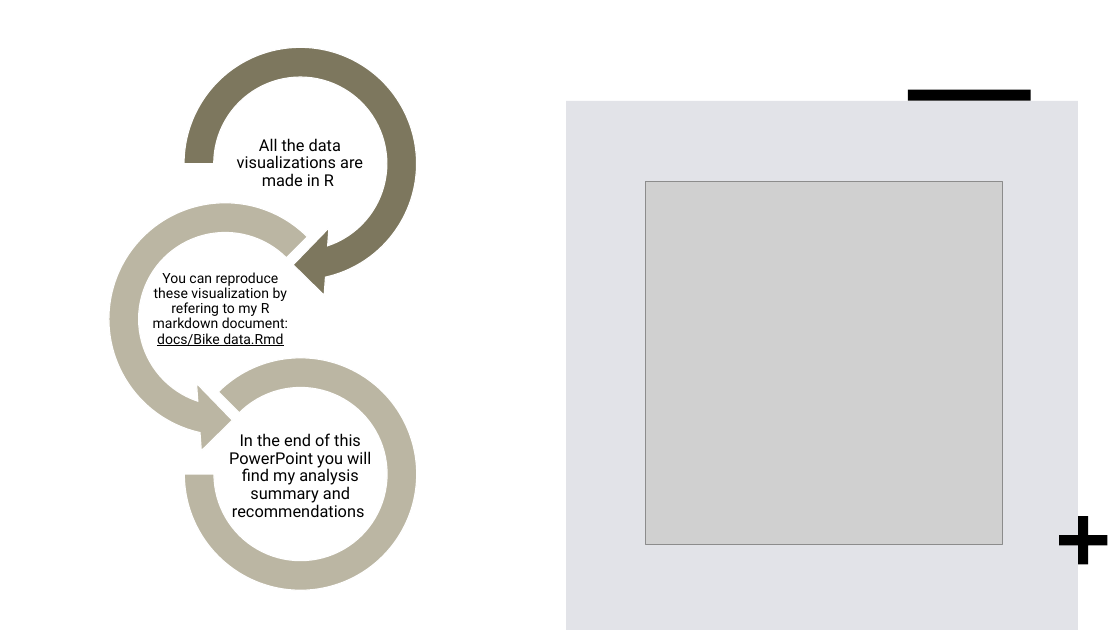
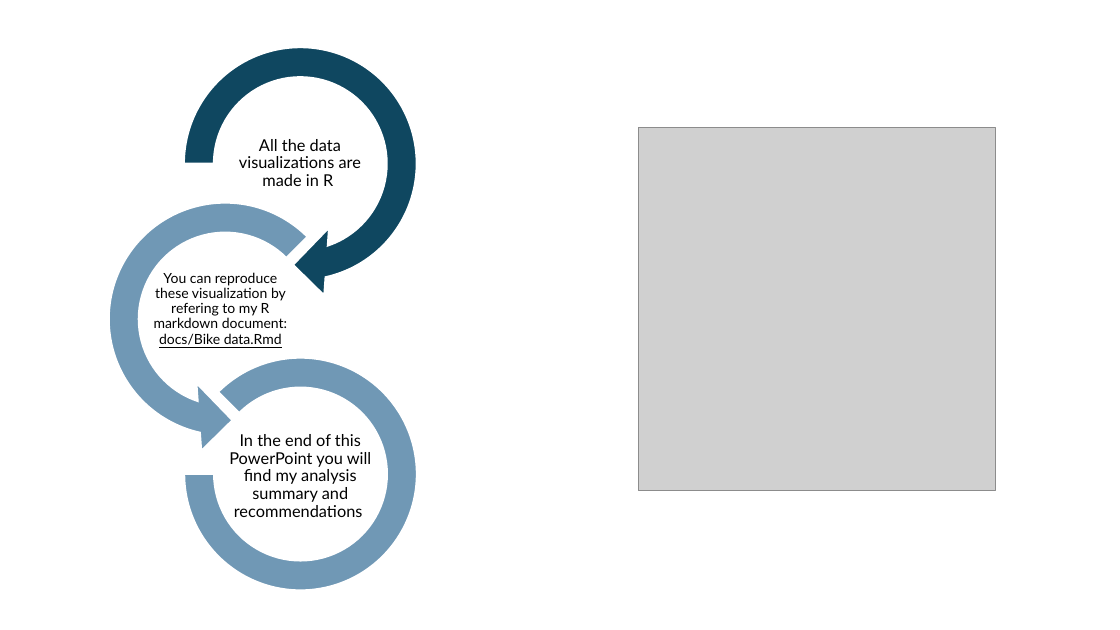
Before and after one commit to aruzhanKar/-Cyclistic-bike-share-analysis-case-study-, a slide deck: slide 2 of Cyclistic visualizations .pptx. Drawn at 1120x630 pixels with LibreOffice and Linux fonts; fonts in the diff are those of the drawing; grey boxes stand for pictures. Boxes give left, top, right and bottom in pixels: in the first picture for what was removed or moved away, otherwise in the second. Text is boxed around its words. In the diff, an @@ line names an element or a change of style, - is before the commit and + after.

Commit message:
Add files via upload
Data visualizations and recommendations for the marketing team

```diff
--- a/Cyclistic visualizations .pptx
+++ b/Cyclistic visualizations .pptx
@@ circular arrow at (166,29,436,299): fill #7E775F to #104760; outline #FFFFFF 1 pt to #FFFFFF 1.5 pt @@
@@ rectangle removed at (566,101,1078,630) @@
@@ rectangle removed at (908,90,1031,101) @@
@@ picture: place and size @@
-picture at (646,181,1003,544)
+picture at (639,128,996,491)
@@ left circular arrow at (90,184,360,455): fill #BBB6A4 to #7198B4; outline #FFFFFF 1 pt to #FFFFFF 1.5 pt @@
@@ arch (boxed as its full ring) at (184,358,417,591): fill #BBB6A4 to #7198B4; outline #FFFFFF 1 pt to #FFFFFF 1.5 pt @@
@@ font Roboto to Lato in 3 elements at (239,139,361,186), (154,272,287,345), (229,434,371,517) @@
@@ plus removed at (1060,516,1107,564) @@
```
Also in this commit, not shown: 14 other slides changed.
